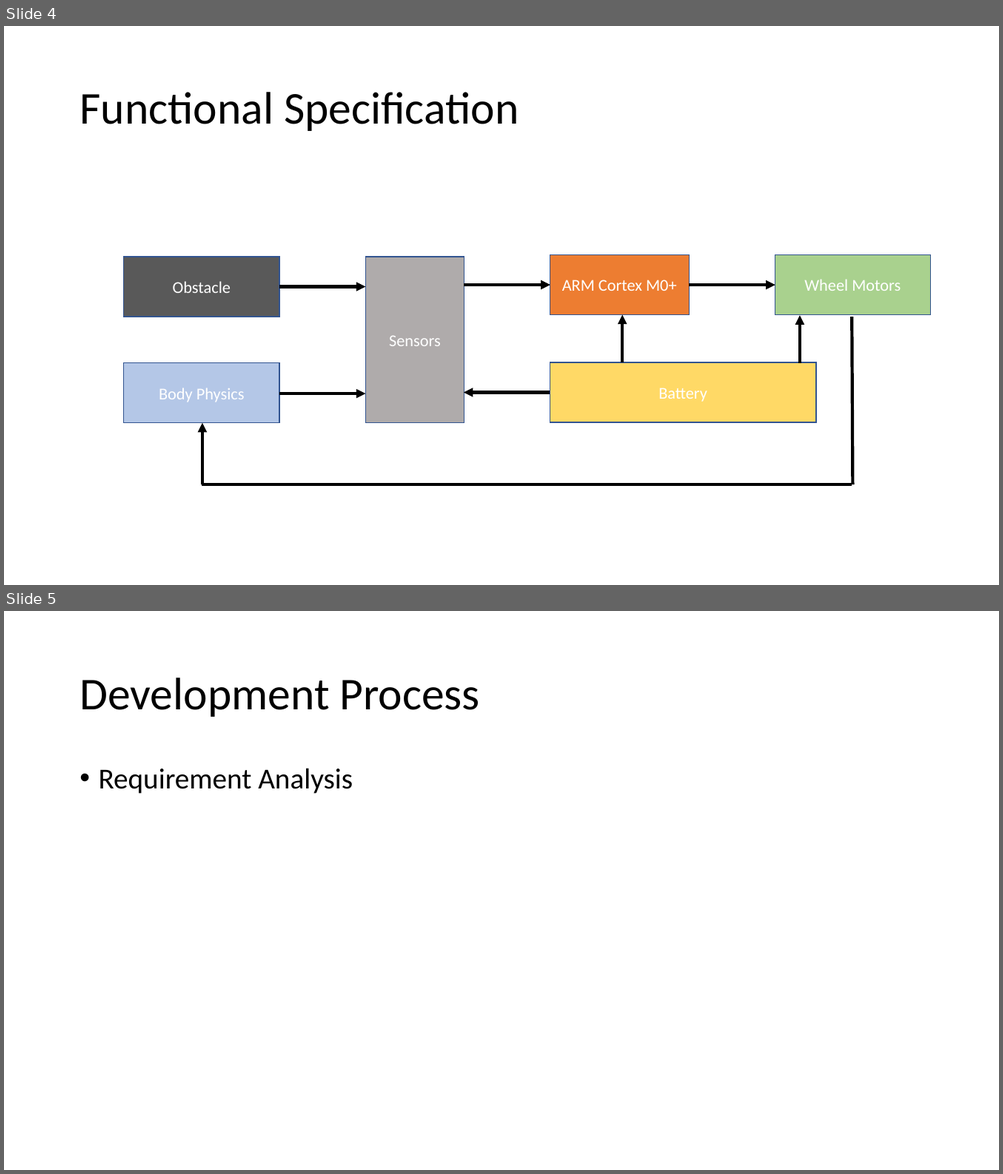
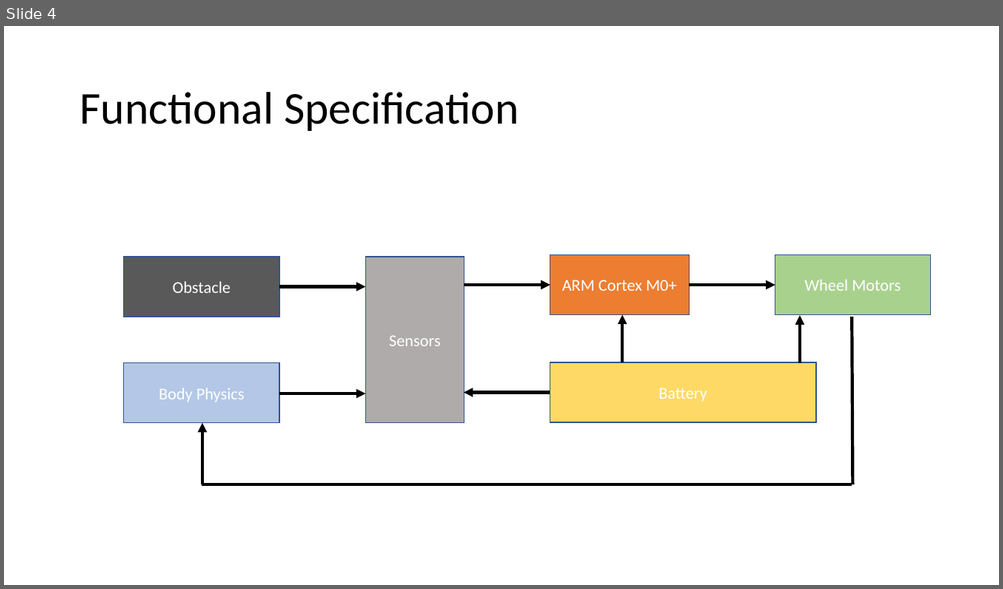
Before and after one commit to hpetre/COEN-6711, a slide deck: Documents/project_proposal.pptx. Shown one above the other, each under a label of ours: slides 4 and 5 before the commit, slide 4 after it. The pictures are 1003x1174 and 1003x589 pixels, drawn with LibreOffice and Linux fonts; fonts in the diff are those of the drawing. Boxes give left, top, right and bottom in pixels: in the first picture for what was removed or moved away, otherwise in the second. Text is boxed around its words. In the diff, an @@ line names an element or a change of style, - is before the commit and + after.

```diff
--- a/Documents/project_proposal.pptx
+++ b/Documents/project_proposal.pptx
@@ slide 5 removed at <box>4,611,999,1170</box>, background #FFFFFF @@
@@ title removed at <box>79,678,480,717</box> @@
-Development Process
@@ text removed at <box>99,768,353,794</box> @@
-• Requirement Analysis
```
Also in this commit, not shown: 1 slide changed, 1 slide added.
